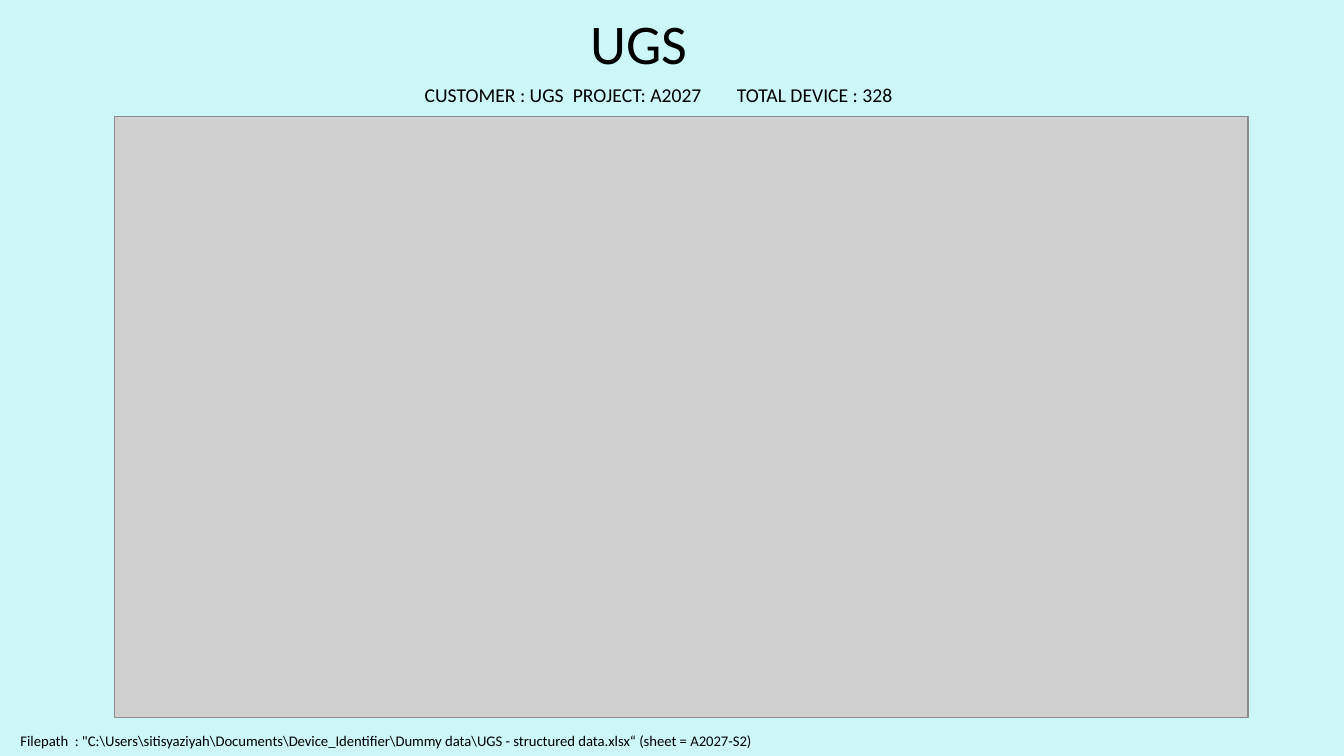
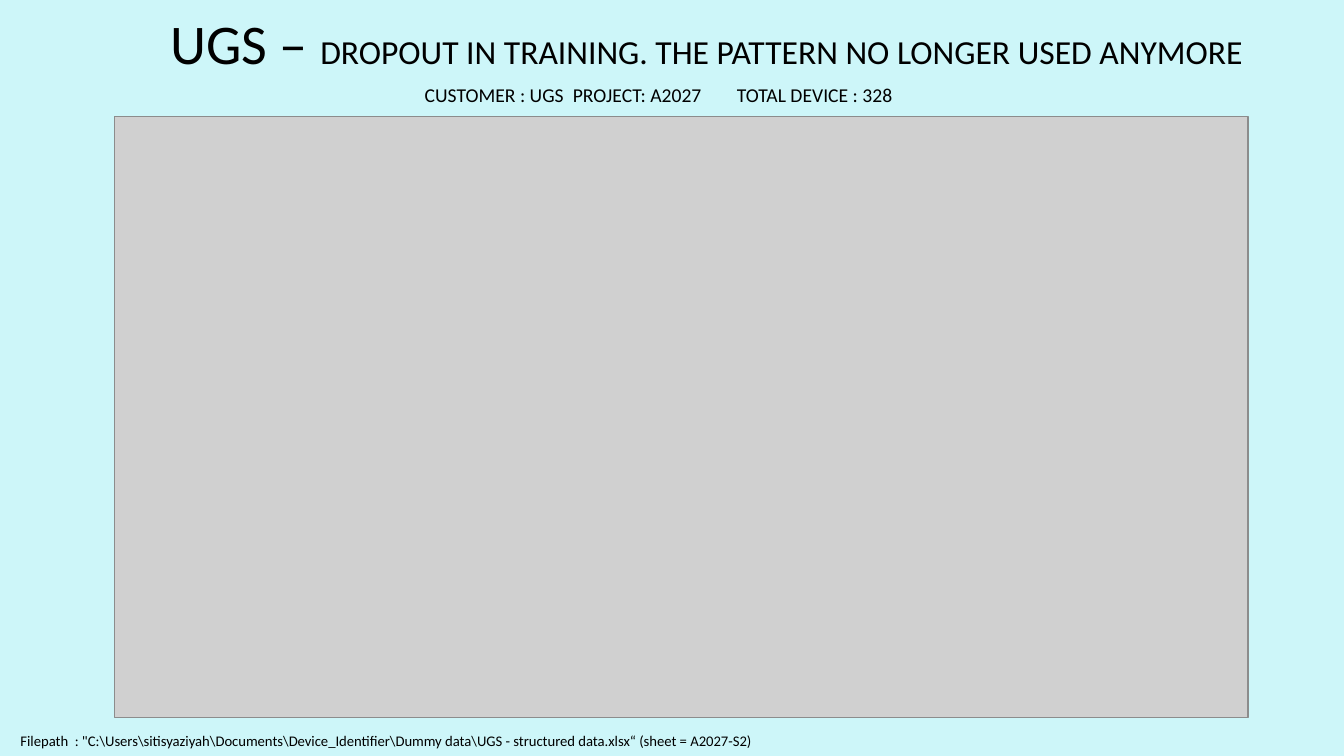
Before and after one commit to Syaziyah30/DeviceCluster, a slide deck: slide 29 of 1.training_model/supplementary/Device Identifier Obs - 20260414.pptx. Drawn at 1344x756 pixels with LibreOffice and Linux fonts; fonts in the diff are those of the drawing; grey boxes stand for pictures. Boxes give left, top, right and bottom in pixels: in the first picture for what was removed or moved away, otherwise in the second. Text is boxed around its words. In the diff, an @@ line names an element or a change of style, - is before the commit and + after.

```diff
--- a/1.training_model/supplementary/Device Identifier Obs - 20260414.pptx
+++ b/1.training_model/supplementary/Device Identifier Obs - 20260414.pptx
@@ text at box(170, 27, 1242, 65): text changed; size 40 to 24 pt @@
-UGS
+UGS – DROPOUT IN TRAINING. THE PATTERN NO LONGER USED ANYMORE
```
Also in this commit, not shown: 1 other slide changed, 9 other files.
